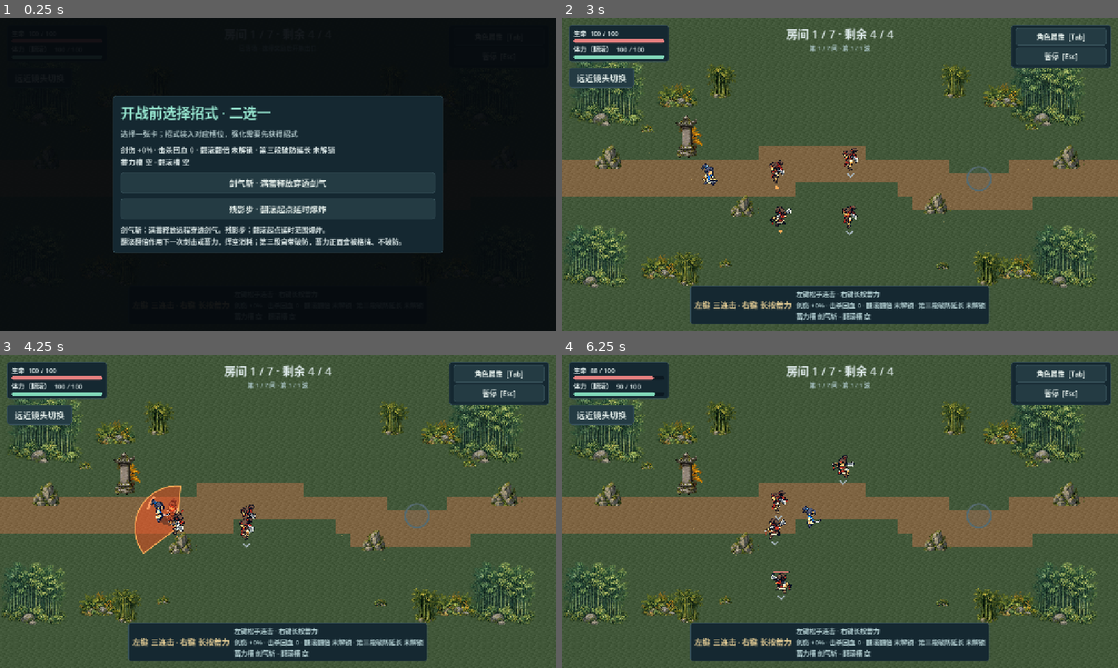
Above: before the commit, frames 1-4 (two rows, left to right).
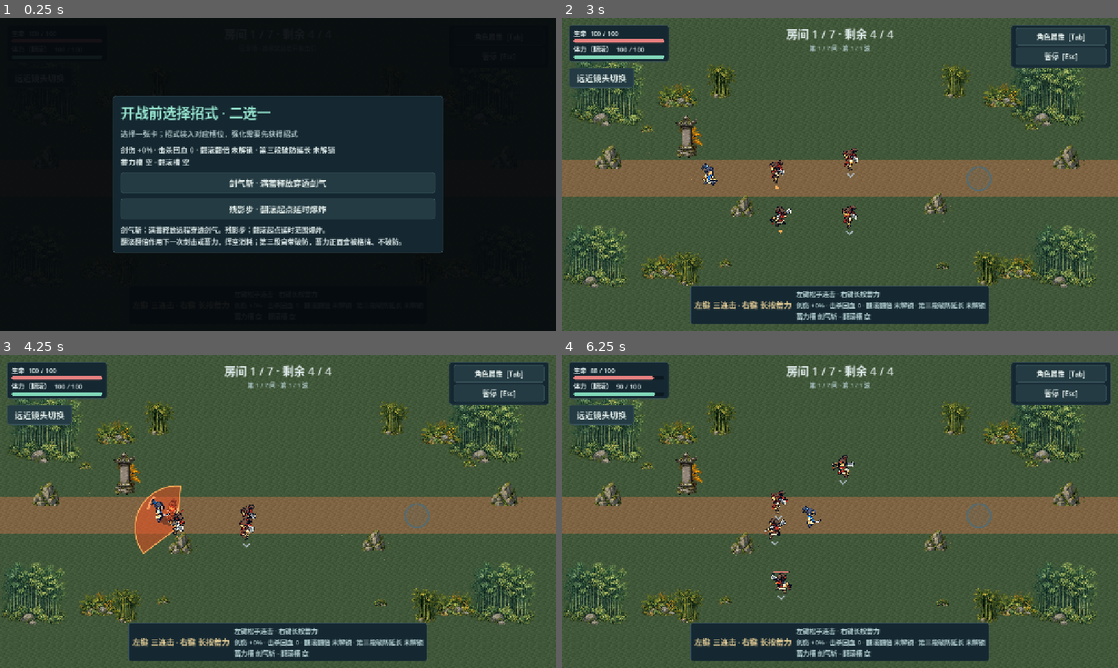
Above: after the commit, the same moments.

Repository: laoshiren912/wenjian
Game: Godot game, scene res://scenes/main_v41.tscn
Two runs of this game, one before a commit and one after it. Both use one fixed random seed, a clock stepped at 60 frames per second and the inputs below.
Inputs (mouse positions are in pixels of both pictures, inside the frame that each line leads up to):
- Up to frame 1 (0.25 s): no input
- Up to frame 2 (3 s): click "角色属性 [Tab]" at 0.5 s; click "暂停 [Esc]" at 1.25 s; click "远近镜头切换" at 2 s; click "剑气斩 · 满蓄释放穿透剑气" at 2.75 s
- Up to frame 3 (4.25 s): tap Enter at 3.5 s; move the mouse to (400, 495) at 3.52 s; press the mouse at (400, 495) at 3.53 s; hold D (move_right) from 3.53 s (still down)
- Up to frame 4 (6.25 s): release D (move_right) at 4.25 s; release the mouse at (962, 495) at 4.25 s; drag from (728, 527) to (812, 574) at 4.27 s; move the mouse to (895, 442) at 5.02 s; hold D (move_right) 5.03-5.75 s; hold Space (roll) 5.03-5.75 s; drag from (812, 574) to (673, 464) at 5.77 s

The runs differ from the first frame. In frame 2, 2.8% of the frame differs, in the area x 35-85%, y 40-62%; in frame 3, 2.8%; in frame 4, 2.9%.

Commit message:
恢复首房笔直泥路

Diff:
--- a/scripts/v41_bamboo_room.gd
+++ b/scripts/v41_bamboo_room.gd
@@ -6,49 +6,18 @@
 const FERNS = preload("res://assets/courtyard/guishan/ferns.png")
 const ROCKS = preload("res://assets/courtyard/guishan/mountain_rocks.png")
 const STELE = preload("res://assets/courtyard/guishan/wayfinding_stele.png")
-const EARTH_TILES := {
-	0: 1, 1: 2, 2: 3, 3: 4, 4: 5, 5: 6, 6: 7, 7: 8, 8: 9, 9: 10,
-	10: 11, 11: 12, 12: 13, 13: 14, 14: 15, 15: 16, 19: 17, 23: 18,
-	27: 19, 31: 20, 38: 21, 39: 22, 46: 23, 47: 24, 55: 25, 63: 26,
-	76: 27, 77: 28, 78: 29, 79: 30, 95: 31, 110: 32, 111: 33, 127: 34,
-	137: 35, 139: 36, 141: 37, 143: 38, 155: 39, 159: 40, 175: 41,
-	191: 42, 205: 43, 207: 44, 223: 45, 239: 46, 255: 47,
-}
 
 func _ready() -> void:
 	texture_filter = CanvasItem.TEXTURE_FILTER_NEAREST
 	z_index = -9
 
-func _is_path(x: int, y: int) -> bool:
-	x = clampi(x, 0, 39)
-	var upper := 9 if x in range(14, 22) else (11 if x in range(28, 32) else 10)
-	var lower := 11 if x in range(17, 24) else (13 if x in range(25, 34) else 12)
-	return y >= upper and y <= lower
-
-func _path_tile(x: int, y: int) -> int:
-	if not _is_path(x, y):
-		return 0
-	var mask := 0
-	var top := _is_path(x, y - 1)
-	var right := _is_path(x + 1, y)
-	var bottom := _is_path(x, y + 1)
-	var left := _is_path(x - 1, y)
-	if top: mask |= 1
-	if right: mask |= 2
-	if bottom: mask |= 4
-	if left: mask |= 8
-	if top and right and _is_path(x + 1, y - 1): mask |= 16
-	if bottom and right and _is_path(x + 1, y + 1): mask |= 32
-	if bottom and left and _is_path(x - 1, y + 1): mask |= 64
-	if top and left and _is_path(x - 1, y - 1): mask |= 128
-	return EARTH_TILES[mask]
-
 func _draw() -> void:
-	# Use the atlas transition masks to follow the gently bending path.
+	# The path crosses the room from the existing entrance to the exit.
+	# Atlas IDs 0, 32, 47, 39 are grass, upper edge, earth, lower edge.
 	for y in range(23):
+		var tile := 32 if y == 10 else (47 if y == 11 else (39 if y == 12 else 0))
+		var source := Rect2((tile % 16) * 32, int(tile / 16) * 32, 32, 32)
 		for x in range(40):
-			var tile := _path_tile(x, y)
-			var source := Rect2((tile % 16) * 32, int(tile / 16) * 32, 32, 32)
 			draw_texture_rect_region(TERRAIN, Rect2(x * 32, y * 32, 32, 32), source)
 	# Decorations are drawn behind the actors and carry no collision shapes.
 	for item in [
Not shown, changed: HANDOFF.md
Not shown, changed: docs/HANDOFF_ARCHIVE.md
